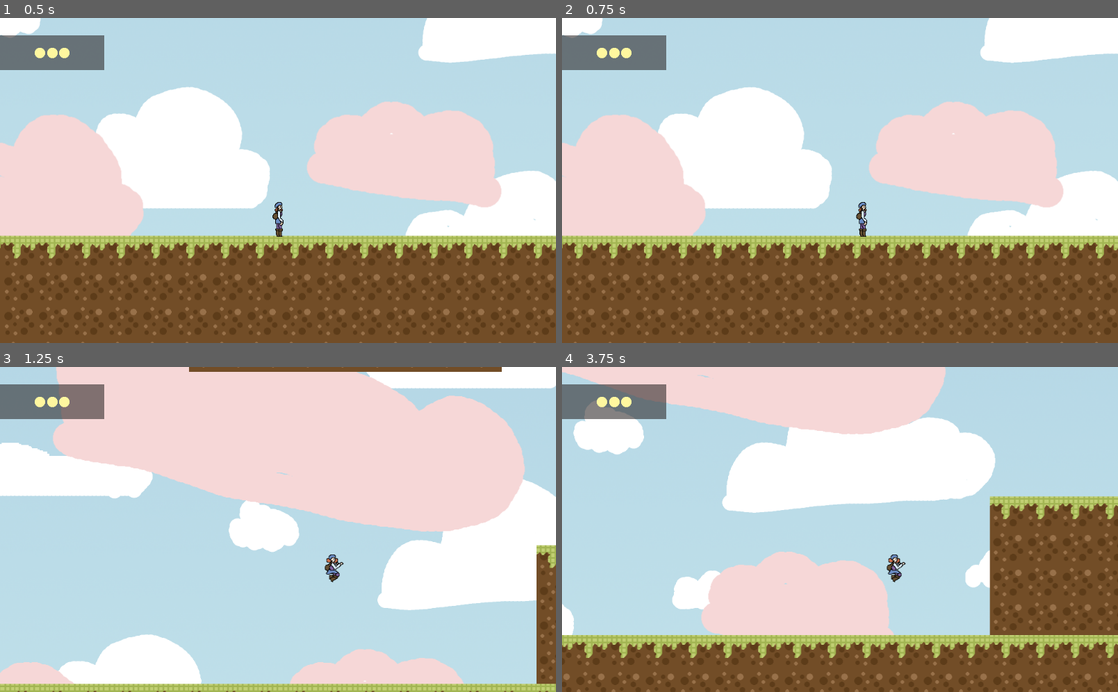
Above: before the commit, frames 1-4 (two rows, left to right).
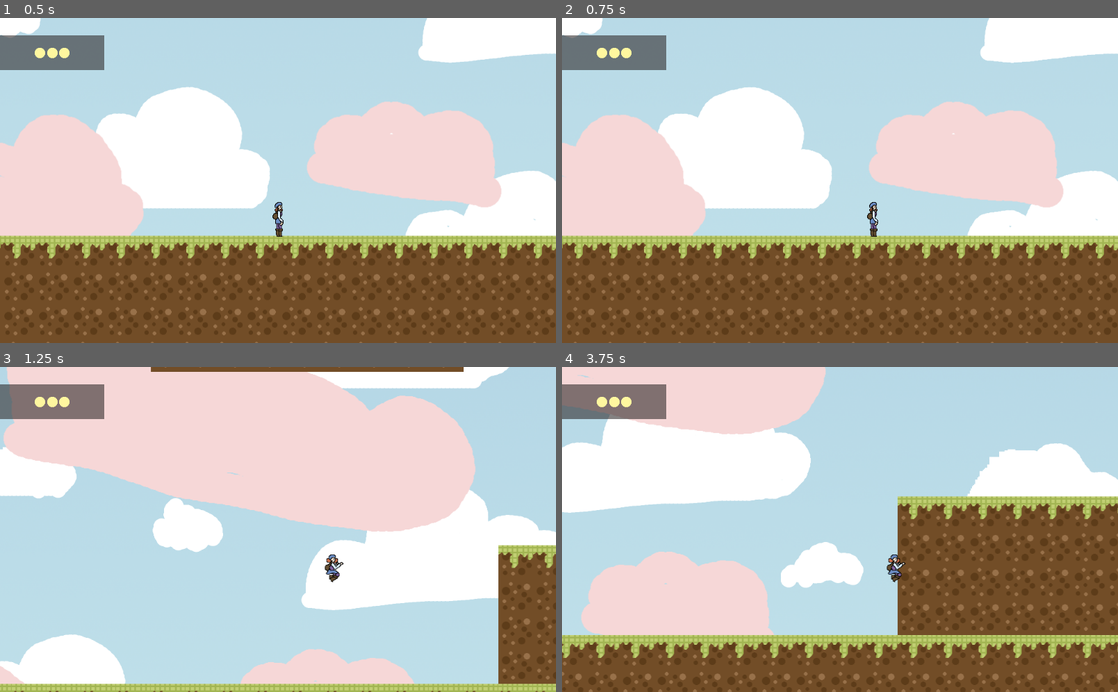
Above: after the commit, the same moments.

Repository: elros88/eclipta
Game: Godot game, scene res://levels/level-1.tscn
Same seed, same stepped clock (60 frames per second), same inputs: the game is played once before the commit and once after it.
Inputs:
- Up to frame 1 (0.5 s): no input
- Up to frame 2 (0.75 s): tap Enter at 0.5 s; hold Right (right) from 0.53 s (still down)
- Up to frame 3 (1.25 s): keep holding Right (right); tap Space (jump) at 0.77 s
- Up to frame 4 (3.75 s): tap Space (jump) at 1.52, 3.02 s; release Right (right) at 2.03 s; hold Left (left) 2.03-2.78 s; hold Right (right) from 2.78 s (still down)

Frame 1 is identical in both runs. In frame 2, 0.3% of the frame differs, in the area x 52-57%, y 56-68%; in frame 3, 27%; in frame 4, 48%, in the area x 0-100%, y 0-100%.

Commit message:
arreglos a la velocidad y la transicion de la protagonista

Diff:
--- a/character/eclipta.gd
+++ b/character/eclipta.gd
@@ -3,7 +3,7 @@
 var velocity = Vector2(0,0)
 
 const GRAVITY = 35
-const SPEED = 200
+const SPEED = 300
 const JUMP = -900
 export var eclipse = false
 
--- a/levels/level-1.gd
+++ b/levels/level-1.gd
@@ -15,6 +15,7 @@
 	bg_counter = 0 if bg_counter > PHASES else bg_counter
 
 	if bg_counter == 0:
+		$Player.eclipse = false
 		$ParallaxBackground/Sky/AnimatedSprite.play("sun-1")
 	if bg_counter == 1:
 		$ParallaxBackground/Sky/AnimatedSprite.play("sun-2")
@@ -23,4 +24,3 @@
 		$Player.eclipse = true
 	if bg_counter == 3:
 		$ParallaxBackground/Sky/AnimatedSprite.play("sun-2")
-		$Player.eclipse = false
